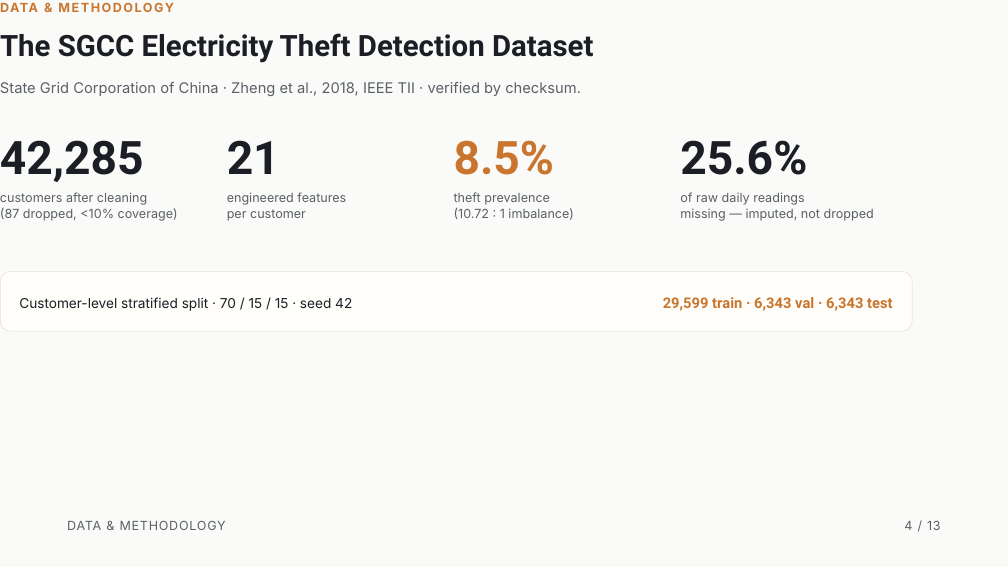
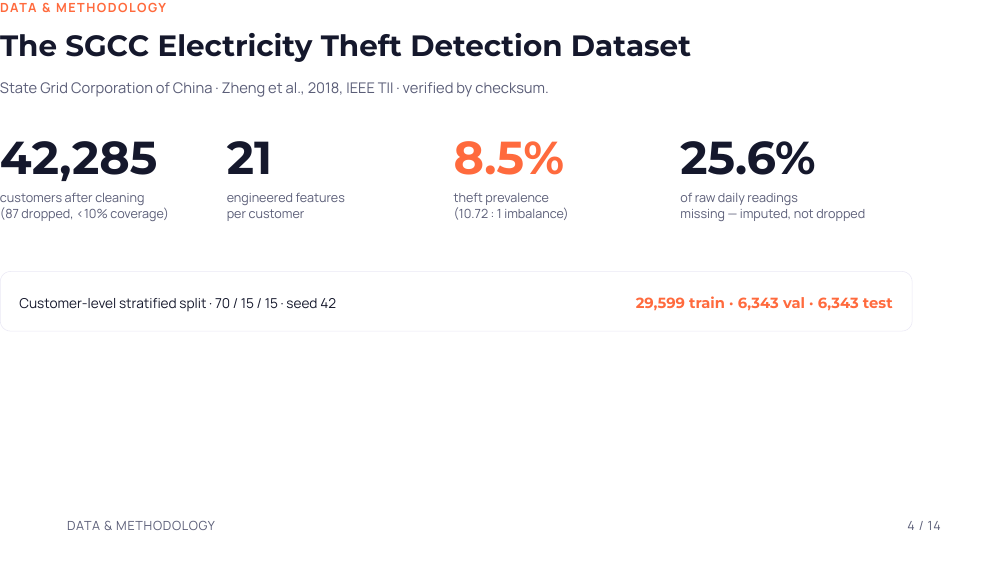
Before and after one commit to paarthjpg/electricity-theft-detection, a slide deck: slide 4 of Electricity Theft Detection Using Machine Learning.pptx. Drawn at 1008x567 pixels with LibreOffice and Linux fonts; fonts in the diff are those of the drawing. Boxes give left, top, right and bottom in pixels: in the first picture for what was removed or moved away, otherwise in the second. Text is boxed around its words. In the diff, an @@ line names an element or a change of style, - is before the commit and + after.

Commit message:
Redesign slide deck: bright palette, new type, added diagrams
Swap the muted charcoal/copper palette for a bright indigo/tangerine/
teal one and Space Grotesk+Inter for Sora+Manrope. Add a new system-
architecture slide (data -> 3 models -> evaluation, fan-out/fan-in
diagram) and a to-scale ratio bar visualizing the 10.72:1 class
imbalance on the problem slide.

```diff
--- a/Electricity Theft Detection Using Machine Learning.pptx
+++ b/Electricity Theft Detection Using Machine Learning.pptx
@@ background #FAFAF8 to #FFFFFF @@
@@ text "DATA & METHODOLOGY" at box(0, 3, 37, 12): font Inter to Manrope, text colour #C9752E to #FF6A3D @@
@@ text "8.5%" at box(454, 141, 565, 175): font Roboto to Montserrat, text colour #C9752E to #FF6A3D @@
@@ font Roboto to Montserrat, text colour #1B1E24 to #15182C in 4 elements at box(0, 33, 691, 62), box(0, 141, 157, 181), box(227, 141, 272, 174), box(680, 141, 815, 175) @@
@@ rounded rectangle at box(0, 271, 912, 331): fill #FFFEFB to #FFFFFF; outline #E3E0D8 0.5 pt to #EAE8F5 0.5 pt @@
@@ text "Customer-level stratified split · 70 ..." at box(19, 298, 336, 311): font Inter to Manrope, text colour #1B1E24 to #15182C @@
@@ text "29,599 train · 6,343 val ..." at box(636, 296, 893, 311): font Roboto to Montserrat, text colour #C9752E to #FF6A3D @@
@@ font Inter to Manrope, text colour #5B6168 to #5B5E78 in 6 elements at box(0, 82, 548, 97), box(0, 193, 168, 221), box(227, 193, 345, 221), box(454, 193, 568, 220), box(680, 192, 865, 221), box(67, 521, 215, 530) @@
@@ text at box(907, 521, 941, 530): text changed; font Inter to Manrope; text colour #5B6168 to #5B5E78 @@
-4 / 13
+4 / 14
```
Also in this commit, not shown: 12 other slides changed, 1 slide added.
